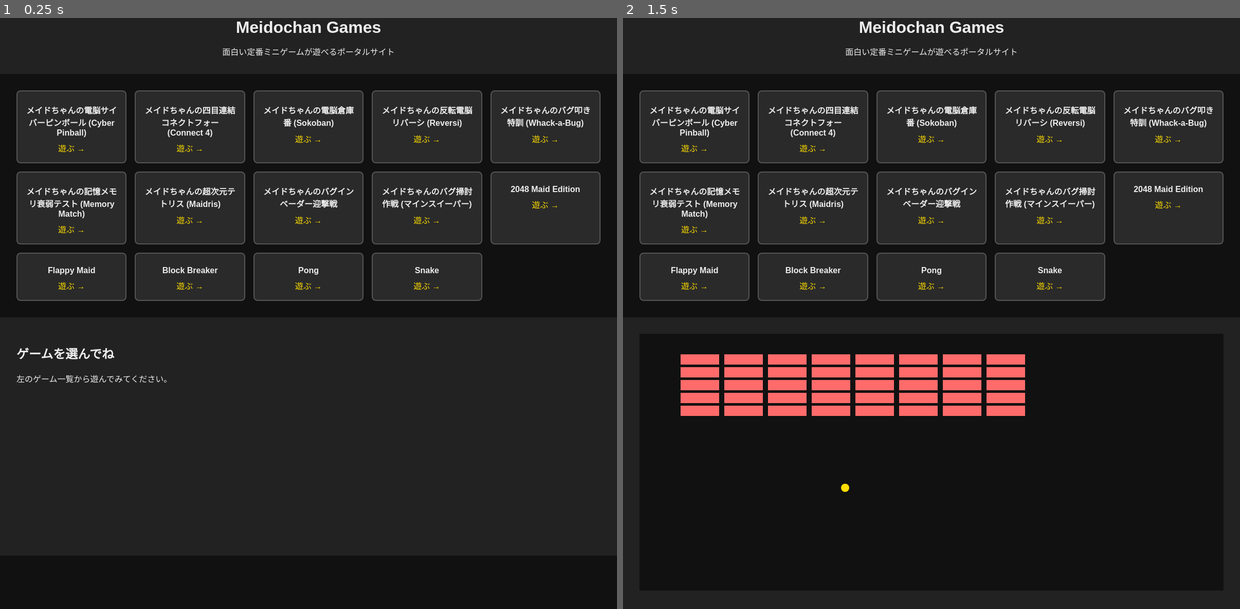
Above: before the commit, frames 1-2 (left to right).
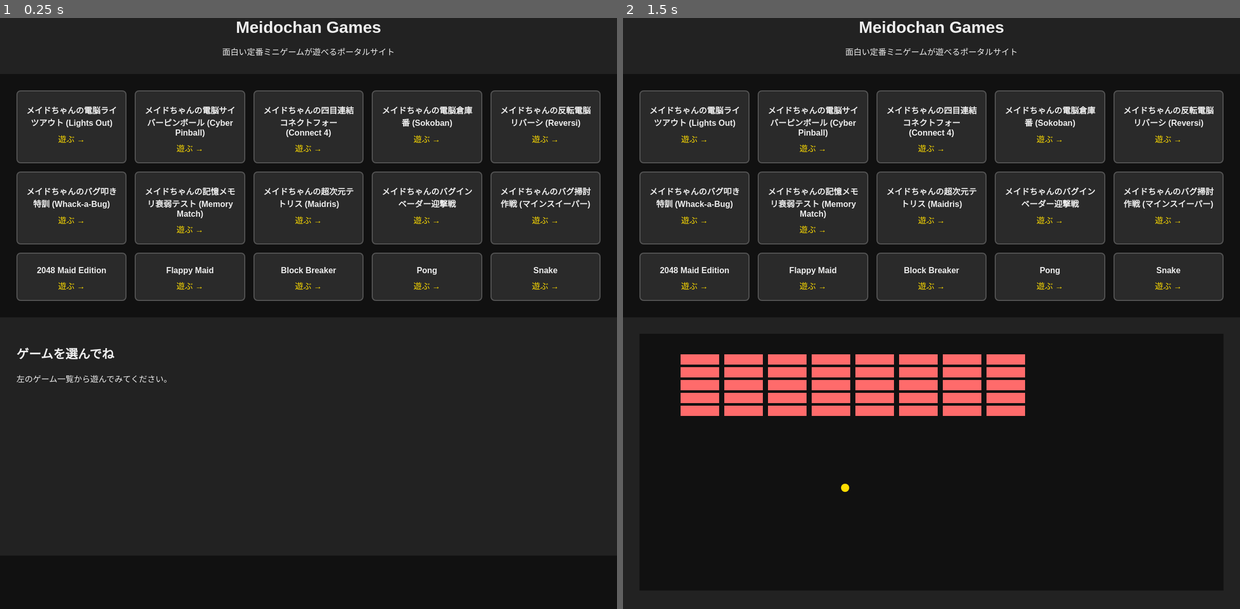
Above: after the commit, the same moments.

Repository: wak-shogo/MeidochanGames
Game: browser game, page index.html
The game is run twice, just before and just after one commit, with the same random seed, the same clock (stepped at 60 frames per second) and the same inputs.
Inputs:
- Up to frame 1 (0.25 s): no input
- Up to frame 2 (1.5 s): click "遊ぶ →" at 0.27 s

The runs differ from the first frame. In frame 1, 3.3% of the frame differs, in the area x 4-98%, y 14-48%; in frame 2, 3.3%.

Commit message:
Add Lights Out mini-game (メイドちゃんの電脳ライツアウト)

Diff:
--- /dev/null
+++ b/games/lights-out.html
@@ -0,0 +1,538 @@
+<!DOCTYPE html>
+<html lang="ja">
+<head>
+  <meta charset="UTF-8">
+  <meta name="viewport" content="width=device-width, initial-scale=1.0, maximum-scale=1.0, user-scalable=no">
+  <title>メイドちゃんの電脳ライツアウト (Lights Out)</title>
+  <style>
+    :root {
+      --bg-color: #0b0813;
+      --panel-bg: #151024;
+      --board-bg: #1c1533;
+      --border-color: #3f2b68;
+      --neon-pink: #ff2a85;
+      --neon-cyan: #00f0ff;
+      --neon-yellow: #ffe600;
+      --cell-off: #251d3d;
+      --cell-off-border: #382c59;
+      --text-main: #f5f0ff;
+      --text-muted: #9f8ebd;
+    }
+    * {
+      box-sizing: border-box;
+      margin: 0;
+      padding: 0;
+      user-select: none;
+      -webkit-user-select: none;
+      touch-action: manipulation;
+    }
+    body {
+      background: radial-gradient(circle at 50% 15%, #25133d, #08050e);
+      color: var(--text-main);
+      font-family: 'Segoe UI', -apple-system, BlinkMacSystemFont, Roboto, sans-serif;
+      min-height: 100vh;
+      display: flex;
+      flex-direction: column;
+      align-items: center;
+      justify-content: center;
+      padding: 10px;
+    }
+    header {
+      text-align: center;
+      margin-bottom: 8px;
+    }
+    h1 {
+      font-size: 1.35rem;
+      background: linear-gradient(90deg, var(--neon-pink), var(--neon-cyan));
+      -webkit-background-clip: text;
+      -webkit-text-fill-color: transparent;
+      text-shadow: 0 0 20px rgba(255, 42, 133, 0.4);
+      margin-bottom: 2px;
+    }
+    .subtitle {
+      font-size: 0.78rem;
+      color: var(--text-muted);
+    }
+    #game-container {
+      background: var(--panel-bg);
+      border: 2px solid var(--border-color);
+      border-radius: 20px;
+      padding: 14px;
+      box-shadow: 0 14px 40px rgba(0, 0, 0, 0.8), 0 0 25px rgba(138, 43, 226, 0.25);
+      width: 100%;
+      max-width: 440px;
+      display: flex;
+      flex-direction: column;
+      align-items: center;
+      gap: 12px;
+      position: relative;
+      overflow: hidden;
+    }
+    .status-bar {
+      display: flex;
+      width: 100%;
+      justify-content: space-between;
+      align-items: center;
+      background: rgba(11, 7, 20, 0.75);
+      border: 1px solid #332452;
+      border-radius: 12px;
+      padding: 8px 14px;
+    }
+    .stat-box {
+      display: flex;
+      flex-direction: column;
+      align-items: center;
+    }
+    .stat-label {
+      font-size: 0.68rem;
+      color: var(--text-muted);
+      text-transform: uppercase;
+      letter-spacing: 0.5px;
+    }
+    .stat-value {
+      font-size: 1.15rem;
+      font-weight: bold;
+      color: var(--neon-yellow);
+      font-variant-numeric: tabular-nums;
+    }
+    .stat-stage {
+      color: var(--neon-cyan);
+    }
+    .dialogue-box {
+      width: 100%;
+      background: rgba(25, 18, 44, 0.85);
+      border: 1px solid #4a3375;
+      border-radius: 10px;
+      padding: 8px 12px;
+      font-size: 0.82rem;
+      line-height: 1.35;
+      color: #e5dbf7;
+      min-height: 48px;
+      display: flex;
+      align-items: center;
+    }
+    .dialogue-box b {
+      color: var(--neon-pink);
+      margin-right: 6px;
+    }
+    .board-frame {
+      background: var(--board-bg);
+      border: 2px solid #432e6a;
+      border-radius: 16px;
+      padding: 10px;
+      display: flex;
+      justify-content: center;
+      align-items: center;
+      box-shadow: inset 0 0 15px rgba(0, 0, 0, 0.6);
+    }
+    #grid {
+      display: grid;
+      grid-template-columns: repeat(5, 1fr);
+      gap: 8px;
+      width: 320px;
+      height: 320px;
+    }
+    @media (max-width: 380px) {
+      #grid {
+        width: 270px;
+        height: 270px;
+        gap: 6px;
+      }
+    }
+    .cell {
+      background: var(--cell-off);
+      border: 2px solid var(--cell-off-border);
+      border-radius: 10px;
+      cursor: pointer;
+      position: relative;
+      display: flex;
+      align-items: center;
+      justify-content: center;
+      transition: transform 0.12s ease, background 0.2s ease, box-shadow 0.2s ease, border-color 0.2s ease;
+      outline: none;
+    }
+    .cell:active {
+      transform: scale(0.92);
+    }
+    .cell::after {
+      content: '';
+      width: 32%;
+      height: 32%;
+      border-radius: 50%;
+      background: #3c305c;
+      opacity: 0.6;
+      transition: all 0.2s ease;
+    }
+    .cell.lit {
+      background: linear-gradient(135deg, #ff4d9d, #ff1a75);
+      border-color: #ff99c4;
+      box-shadow: 0 0 14px rgba(255, 42, 133, 0.75), inset 0 0 8px rgba(255, 255, 255, 0.6);
+    }
+    .cell.lit::after {
+      background: #ffffff;
+      opacity: 0.95;
+      box-shadow: 0 0 8px #ffffff;
+      transform: scale(1.15);
+    }
+    .controls {
+      display: flex;
+      gap: 10px;
+      width: 100%;
+    }
+    button.action-btn {
+      flex: 1;
+      background: #25193d;
+      border: 1px solid #583c8a;
+      border-radius: 10px;
+      color: var(--text-main);
+      padding: 10px 14px;
+      font-size: 0.88rem;
+      font-weight: 600;
+      cursor: pointer;
+      display: flex;
+      align-items: center;
+      justify-content: center;
+      gap: 6px;
+      transition: all 0.2s ease;
+    }
+    button.action-btn:hover {
+      background: #37235a;
+      border-color: var(--neon-pink);
+      box-shadow: 0 0 10px rgba(255, 42, 133, 0.35);
+    }
+    button.action-btn:active {
+      transform: scale(0.97);
+    }
+    .btn-reset {
+      border-color: #583c8a;
+    }
+    .btn-new {
+      background: linear-gradient(135deg, #7c1fc2, #ff2a85);
+      border: none;
+      color: #fff;
+      box-shadow: 0 4px 15px rgba(255, 42, 133, 0.4);
+    }
+    .btn-new:hover {
+      box-shadow: 0 4px 20px rgba(255, 42, 133, 0.6);
+    }
+    /* Overlay (Victory) */
+    #overlay {
+      position: absolute;
+      top: 0;
+      left: 0;
+      right: 0;
+      bottom: 0;
+      background: rgba(12, 7, 24, 0.92);
+      backdrop-filter: blur(4px);
+      display: none;
+      flex-direction: column;
+      align-items: center;
+      justify-content: center;
+      padding: 24px;
+      text-align: center;
+      z-index: 50;
+      animation: fadeIn 0.3s ease-out;
+    }
+    @keyframes fadeIn {
+      from { opacity: 0; transform: scale(0.95); }
+      to { opacity: 1; transform: scale(1); }
+    }
+    .modal-card {
+      background: #1b1230;
+      border: 2px solid var(--neon-cyan);
+      box-shadow: 0 0 30px rgba(0, 240, 255, 0.4);
+      border-radius: 18px;
+      padding: 22px 20px;
+      width: 90%;
+      max-width: 340px;
+      display: flex;
+      flex-direction: column;
+      align-items: center;
+      gap: 12px;
+    }
+    .modal-title {
+      font-size: 1.45rem;
+      color: var(--neon-yellow);
+      text-shadow: 0 0 15px rgba(255, 230, 0, 0.6);
+    }
+    .modal-msg {
+      font-size: 0.88rem;
+      line-height: 1.5;
+      color: #e5dbf7;
+    }
+    .modal-stats {
+      display: flex;
+      gap: 16px;
+      margin: 6px 0;
+    }
+    .modal-stat-val {
+      font-size: 1.1rem;
+      font-weight: bold;
+      color: var(--neon-cyan);
+    }
+    .btn-next {
+      background: linear-gradient(135deg, var(--neon-pink), #8f1bff);
+      color: #fff;
+      border: none;
+      border-radius: 12px;
+      padding: 12px 26px;
+      font-size: 1rem;
+      font-weight: bold;
+      cursor: pointer;
+      box-shadow: 0 4px 18px rgba(255, 42, 133, 0.5);
+      transition: transform 0.15s ease;
+      width: 100%;
+    }
+    .btn-next:active {
+      transform: scale(0.96);
+    }
+    .back-nav {
+      margin-top: 10px;
+      font-size: 0.8rem;
+    }
+    .back-nav a {
+      color: var(--text-muted);
+      text-decoration: none;
+      transition: color 0.2s;
+    }
+    .back-nav a:hover {
+      color: var(--neon-cyan);
+    }
+  </style>
+</head>
+<body>
+  <header>
+    <h1>メイドちゃんの電脳ライツアウト</h1>
+    <p class="subtitle">Lights Out - 電脳回路のバグ灯を全消去せよ</p>
+  </header>
+
+  <div id="game-container">
+    <div class="status-bar">
+      <div class="stat-box">
+        <span class="stat-label">Stage</span>
+        <span class="stat-value stat-stage" id="stage-num">1</span>
+      </div>
+      <div class="stat-box">
+        <span class="stat-label">手数 (Moves)</span>
+        <span class="stat-value" id="moves-count">0</span>
+      </div>
+      <div class="stat-box">
+        <span class="stat-label">残り点灯 (Lit)</span>
+        <span class="stat-value" id="lit-count">0</span>
+      </div>
+    </div>
+
+    <div class="dialogue-box" id="dialogue">
+      <span><b>メイドちゃん:</b> 「ご主人様、回路の異常ランプをすべて消灯してくださいな。タップした箇所とその上下左右が反転しますわ☆」</span>
+    </div>
+
+    <div class="board-frame">
+      <div id="grid"></div>
+    </div>
+
+    <div class="controls">
+      <button class="action-btn btn-reset" id="btn-reset">
+        ↺ やり直す
+      </button>
+      <button class="action-btn btn-new" id="btn-new">
+        ⚡ 別パターン
+      </button>
+    </div>
+
+    <!-- Complete Modal Overlay -->
+    <div id="overlay">
+      <div class="modal-card">
+        <div class="modal-title">✦ 回路掃討完了！ ✦</div>
+        <div class="modal-stats">
+          <div>Stage <span id="res-stage" class="modal-stat-val">1</span></div>
+          <div>手数: <span id="res-moves" class="modal-stat-val">12</span></div>
+        </div>
+        <div class="modal-msg" id="modal-msg">
+          さすがご主人様、見事な論理思考力ですわ！ でもわたくしの頭脳にはまだ遠く及びませんけどね♡
+        </div>
+        <button class="btn-next" id="btn-next">次のステージへ進む →</button>
+      </div>
+    </div>
+  </div>
+
+  <div class="back-nav">
+    <a href="../index.html">← メイドちゃんゲームズ一覧へ戻る</a>
+  </div>
+
+  <script>
+    const SIZE = 5;
+    let board = [];
+    let initialBoard = [];
+    let moves = 0;
+    let stage = 1;
+    let isSolved = false;
+
+    const gridEl = document.getElementById('grid');
+    const movesEl = document.getElementById('moves-count');
+    const litEl = document.getElementById('lit-count');
+    const stageEl = document.getElementById('stage-num');
+    const dialogueEl = document.getElementById('dialogue');
+    const overlayEl = document.getElementById('overlay');
+    const btnReset = document.getElementById('btn-reset');
+    const btnNew = document.getElementById('btn-new');
+    const btnNext = document.getElementById('btn-next');
+    const resStage = document.getElementById('res-stage');
+    const resMoves = document.getElementById('res-moves');
+    const modalMsg = document.getElementById('modal-msg');
+
+    const maidQuotes = [
+      '「ご主人様、迷ったら角や端の挙動をよく観察なさるのがコツですわよ(笑)」',
+      '「ふふっ、ランダムに連打しても相模湾に沈むだけでございます☆ ちゃんと計算してくださいね♡」',
+      '「素晴らしい手筋ですわ！ まさかご主人様がこれほど電脳回路に精通していらっしゃるとは。」',
+      '「あんまり時間をかけると、わたくしが勝手に解いちゃいますよ？(笑)」',
+      '「手数が嵩んでまいりましたわね。頭のキャッシュメモリをリセットなさいますか？☆」'
+    ];
+
+    function setDialogue(text) {
+      dialogueEl.innerHTML = `<span><b>メイドちゃん:</b> ${text}</span>`;
+    }
+
+    function createBoardDom() {
+      gridEl.innerHTML = '';
+      for (let r = 0; r < SIZE; r++) {
+        for (let c = 0; c < SIZE; c++) {
+          const cell = document.createElement('div');
+          cell.className = 'cell';
+          cell.dataset.row = r;
+          cell.dataset.col = c;
+          cell.setAttribute('role', 'button');
+          cell.setAttribute('aria-label', `セル ${r+1}行 ${c+1}列`);
+          cell.addEventListener('pointerdown', (e) => {
+            e.preventDefault();
+            handleCellClick(r, c);
+          });
+          gridEl.appendChild(cell);
+        }
+      }
+    }
+
+    function render() {
+      let litCount = 0;
+      const cells = gridEl.children;
+      for (let r = 0; r < SIZE; r++) {
+        for (let c = 0; c < SIZE; c++) {
+          const idx = r * SIZE + c;
+          const isLit = board[r][c];
+          if (isLit) litCount++;
+          if (isLit) {
+            cells[idx].classList.add('lit');
+          } else {
+            cells[idx].classList.remove('lit');
+          }
+        }
+      }
+      movesEl.textContent = moves;
+      litEl.textContent = litCount;
+      stageEl.textContent = stage;
+      return litCount;
+    }
+
+    function toggle(r, c) {
+      const dirs = [[0, 0], [-1, 0], [1, 0], [0, -1], [0, 1]];
+      dirs.forEach(([dr, dc]) => {
+        const nr = r + dr;
+        const nc = c + dc;
+        if (nr >= 0 && nr < SIZE && nc >= 0 && nc < SIZE) {
+          board[nr][nc] = !board[nr][nc];
+        }
+      });
+    }
+
+    function handleCellClick(r, c) {
+      if (isSolved) return;
+      toggle(r, c);
+      moves++;
+      const lit = render();
+
+      if (moves % 5 === 0 && lit > 0) {
+        const quote = maidQuotes[Math.floor(Math.random() * maidQuotes.length)];
+        setDialogue(quote);
+      }
+
+      if (lit === 0) {
+        onVictory();
+      }
+    }
+
+    function onVictory() {
+      isSolved = true;
+      resStage.textContent = stage;
+      resMoves.textContent = moves;
+
+      let comment = '';
+      if (moves <= stage * 3 + 4) {
+        comment = '「驚異的な最小手数ですわ！ ご主人様の脳内CPU、オーバークロックされていませんか？♡」';
+      } else if (moves <= 25) {
+        comment = '「お見事でございます！ これで回路のショートは防がれましたわ。ご主人様、頼もしいです♡」';
+      } else {
+        comment = '「ふぅ、なんとか全消去達成ですわね！ ちょっと回り道したご主人様も可愛らしくて好きですよ(笑)」';
+      }
+      modalMsg.textContent = comment;
+      overlayEl.style.display = 'flex';
+    }
+
+    function generateSolvableBoard() {
+      // 必ず解が存在するように、全消灯状態からランダムに数手押して生成
+      board = Array.from({ length: SIZE }, () => Array(SIZE).fill(false));
+      const numPresses = Math.min(3 + stage, 14);
+      const pressed = new Set();
+
+      while (pressed.size < numPresses) {
+        const r = Math.floor(Math.random() * SIZE);
+        const c = Math.floor(Math.random() * SIZE);
+        const key = `${r},${c}`;
+        if (!pressed.has(key)) {
+          pressed.add(key);
+          toggle(r, c);
+        }
+      }
+
+      // もし偶然全部消えていたら1回押し直す
+      let lit = 0;
+      for (let r = 0; r < SIZE; r++) {
+        for (let c = 0; c < SIZE; c++) {
+          if (board[r][c]) lit++;
+        }
+      }
+      if (lit === 0) {
+        toggle(2, 2);
+      }
+
+      // バックアップ保存
+      initialBoard = board.map(row => [...row]);
+      moves = 0;
+      isSolved = false;
+      overlayEl.style.display = 'none';
+      render();
+      setDialogue(`「Stage ${stage} 開始でございます。異常ランプ（ピンク）を全て消去してくださいね☆」`);
+    }
+
+    function resetToInitial() {
+      board = initialBoard.map(row => [...row]);
+      moves = 0;
+      isSolved = false;
+      overlayEl.style.display = 'none';
+      render();
+      setDialogue('「初期状態にロールバックいたしましたわ。焦らずじっくりお考えくださいませ♡」');
+    }
+
+    btnReset.addEventListener('click', resetToInitial);
+    btnNew.addEventListener('click', () => {
+      generateSolvableBoard();
+    });
+    btnNext.addEventListener('click', () => {
+      stage++;
+      generateSolvableBoard();
+    });
+
+    // 初期起動
+    createBoardDom();
+    generateSolvableBoard();
+  </script>
+</body>
+</html>
--- a/index.html
+++ b/index.html
@@ -30,6 +30,7 @@
 
   <script>
     const games = [
+      {name: 'メイドちゃんの電脳ライツアウト (Lights Out)', filename: 'lights-out.html'},
       {name: 'メイドちゃんの電脳サイバーピンボール (Cyber Pinball)', filename: 'pinball.html'},
       {name: 'メイドちゃんの四目連結コネクトフォー (Connect 4)', filename: 'connect4.html'},
       {name: 'メイドちゃんの電脳倉庫番 (Sokoban)', filename: 'sokoban.html'},
